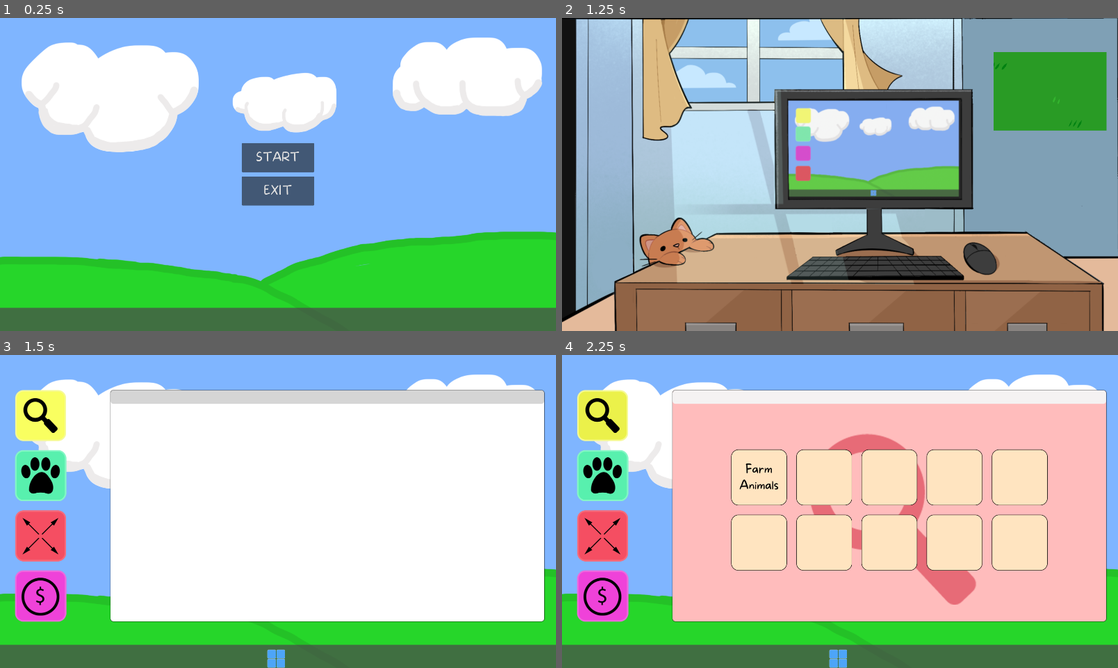
Above: before the commit, frames 1-4 (two rows, left to right).
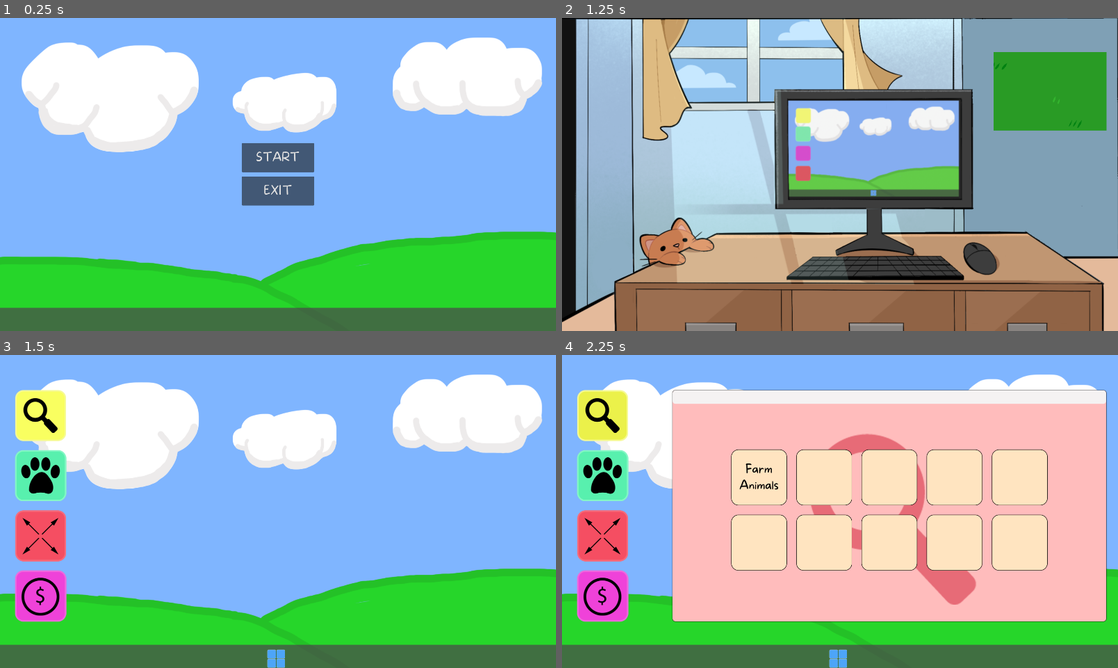
Above: after the commit, the same moments.

Repository: Gray-Alec58/gam-capstone
Game: Godot game, scene res://Scenes/start_screen.tscn
Two runs of this game, one before a commit and one after it. Both use one fixed random seed, a clock stepped at 60 frames per second and the inputs below.
Inputs (mouse positions are in pixels of both pictures, inside the frame that each line leads up to):
- Up to frame 1 (0.25 s): no input
- Up to frame 2 (1.25 s): click "START" at 0.5 s
- Up to frame 3 (1.5 s): tap Enter at 1.25 s; move the mouse to (311, 486) at 1.27 s; click (311, 486) at 1.42 s
- Up to frame 4 (2.25 s): click (600, 414) at 2 s

Frames 1-2 are identical in both runs. In frame 3, 48% of the frame differs, in the area x 19-98%, y 11-86%; in frame 4, nothing differs.

Commit message:
made back arrow work to swtich to previous scene

Diff:
--- a/Scenes/Map_Scene.tscn
+++ b/Scenes/Map_Scene.tscn
@@ -8,7 +8,6 @@
 [ext_resource type="Texture2D" uid="uid://cmad28aext0y1" path="res://Art/UI_Exports/Map/BackArrowNorm.png" id="6_1asfg"]
 [ext_resource type="Texture2D" uid="uid://e158mk1dsqjb" path="res://Art/UI_Exports/Map/BackArrowClick.png" id="7_w2b8q"]
 [ext_resource type="Texture2D" uid="uid://qjlwaujtrhww" path="res://Art/UI_Exports/Map/BackArrowHover.png" id="8_cv880"]
-
 
 [node name="Map_Scene" type="Node2D" unique_id=1997719588]
 
--- a/Scenes/Scripts/GlobalScript.gd
+++ b/Scenes/Scripts/GlobalScript.gd
@@ -10,3 +10,5 @@
 func unlock_chicken() -> void:
 	chicken_unlocked = true
 	chicken_unlocked_changed.emit()
+
+var previous_scene_path: String = ""
--- a/Scenes/Scripts/map_bg.gd
+++ b/Scenes/Scripts/map_bg.gd
@@ -6,4 +6,7 @@
 
 
 func _on_back_arrow_text_b_pressed() -> void:
-	get_tree().change_scene_to_file("res://Scenes/computer_background.tscn")
+	if GlobalScript.previous_scene_path !="":
+		get_tree().change_scene_to_file(GlobalScript.previous_scene_path)
+	else:
+		get_tree().change_scene_to_file("res://Scenes/computer_background.tscn")
--- a/Scenes/Scripts/map_exit_area_2d.gd
+++ b/Scenes/Scripts/map_exit_area_2d.gd
@@ -3,4 +3,5 @@
 
 func _on_input_event(viewport: Node, event: InputEvent, shape_idx: int) -> void:
 	if event is InputEventMouseButton and event.button_index == MOUSE_BUTTON_LEFT:
+		GlobalScript.previous_scene_path = get_tree().current_scene.scene_file_path
 		get_tree().change_scene_to_file("res://Scenes/Map_Scene.tscn")
--- a/Scenes/computer_screen.tscn
+++ b/Scenes/computer_screen.tscn
@@ -624,6 +624,7 @@
 text = "NO"
 
 [node name="RescueWindow" type="MarginContainer" parent="FullScreenContainer" unique_id=1478634671]
+visible = false
 custom_minimum_size = Vector2(1500, 800)
 layout_mode = 2
 size_flags_horizontal = 8
